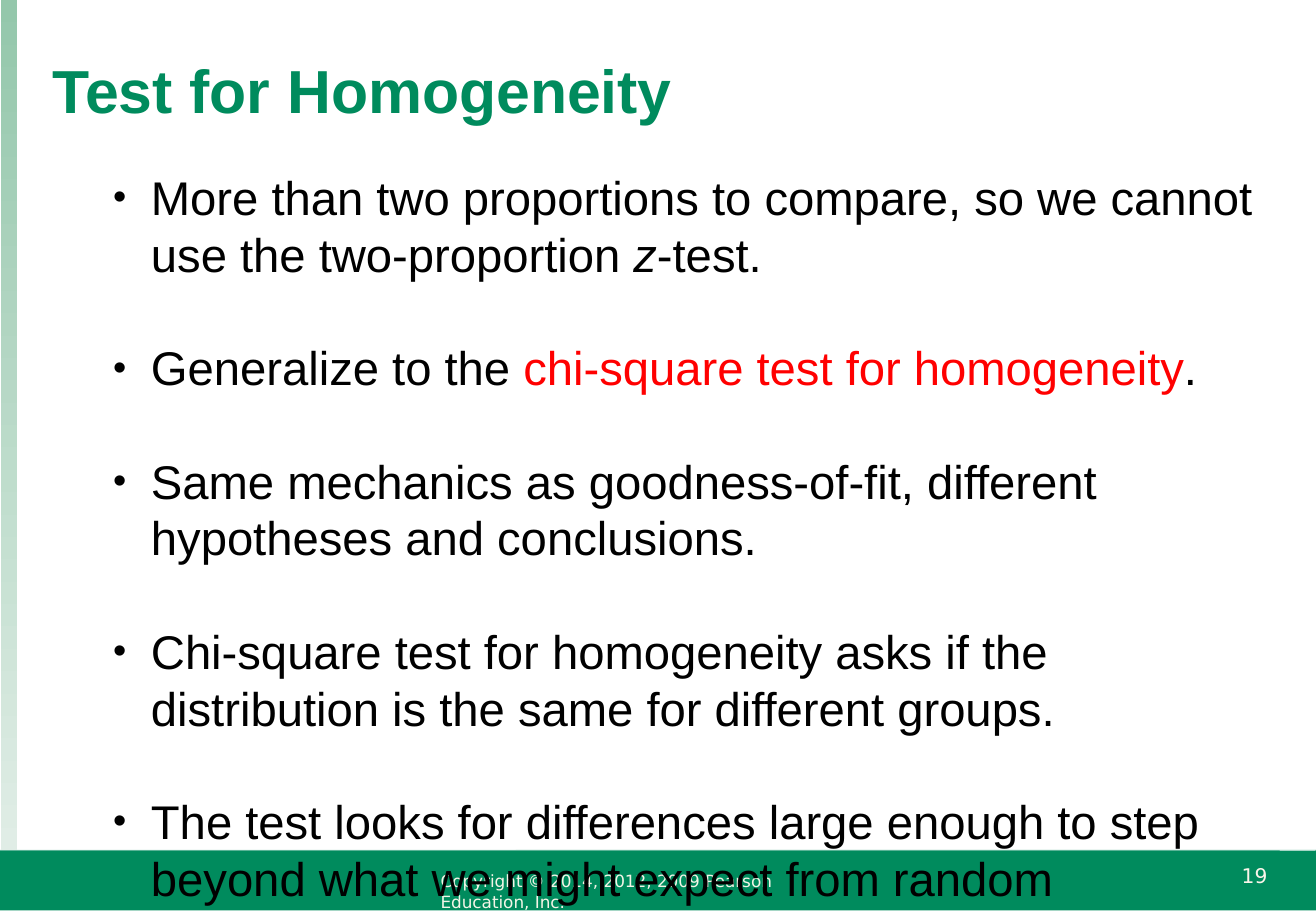
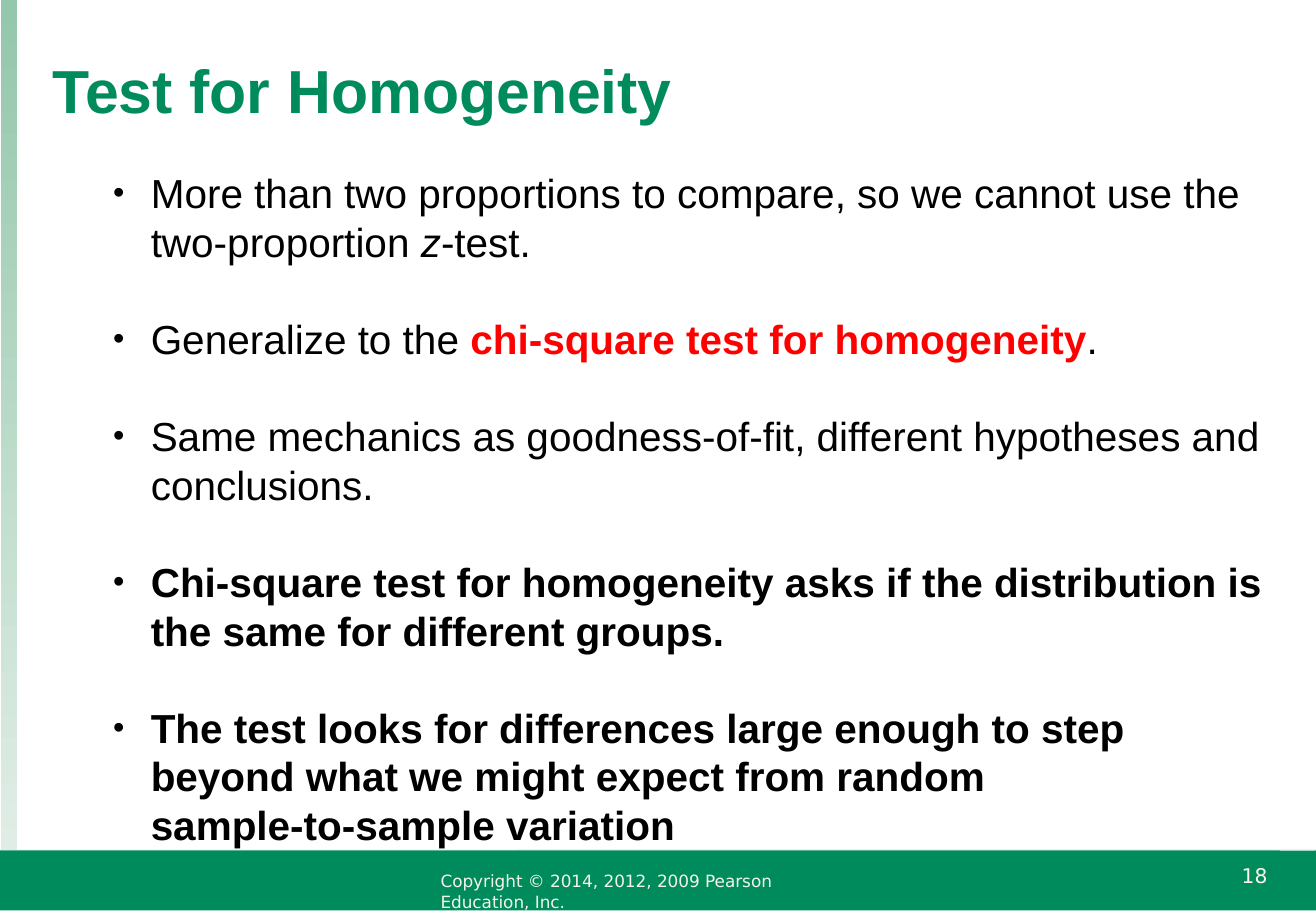
Before and after one commit to raffled/STAT111, a slide deck: slide 18 of week6/IS4_ppt_chapter22.ppt (slide 19 before the commit). Drawn at 1316x911 pixels with LibreOffice and Linux fonts; fonts in the diff are those of the drawing; background and template pictures are left out. Boxes give left, top, right and bottom in pixels: in the first picture for what was removed or moved away, otherwise in the second. Text is boxed around its words. In the diff, an @@ line names an element or a change of style, - is before the commit and + after.

```diff
--- a/week6/IS4_ppt_chapter22.ppt
+++ b/week6/IS4_ppt_chapter22.ppt
@@ text "More than two proportions to ..." at [151,178,1262,848]: size 28 to 24 pt; bold on in "chi-square test for homogeneity.", "Chi-square test for homogeneity asks if the ...", "The test looks for differences large enough ..." @@
@@ page number at [1242,868,1268,884]: text changed @@
-19
+18
```
Also in this commit, not shown: 9 other slides changed, 7 slides removed, 6 other files.
